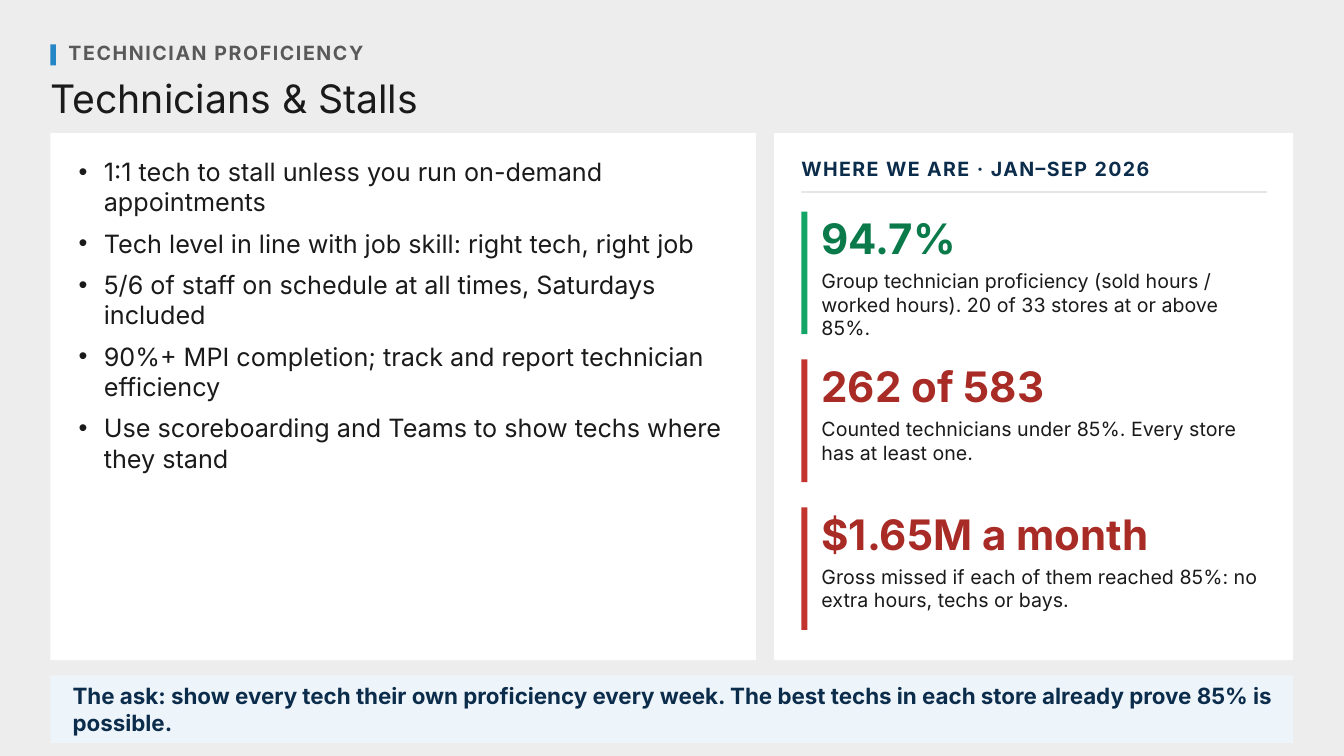
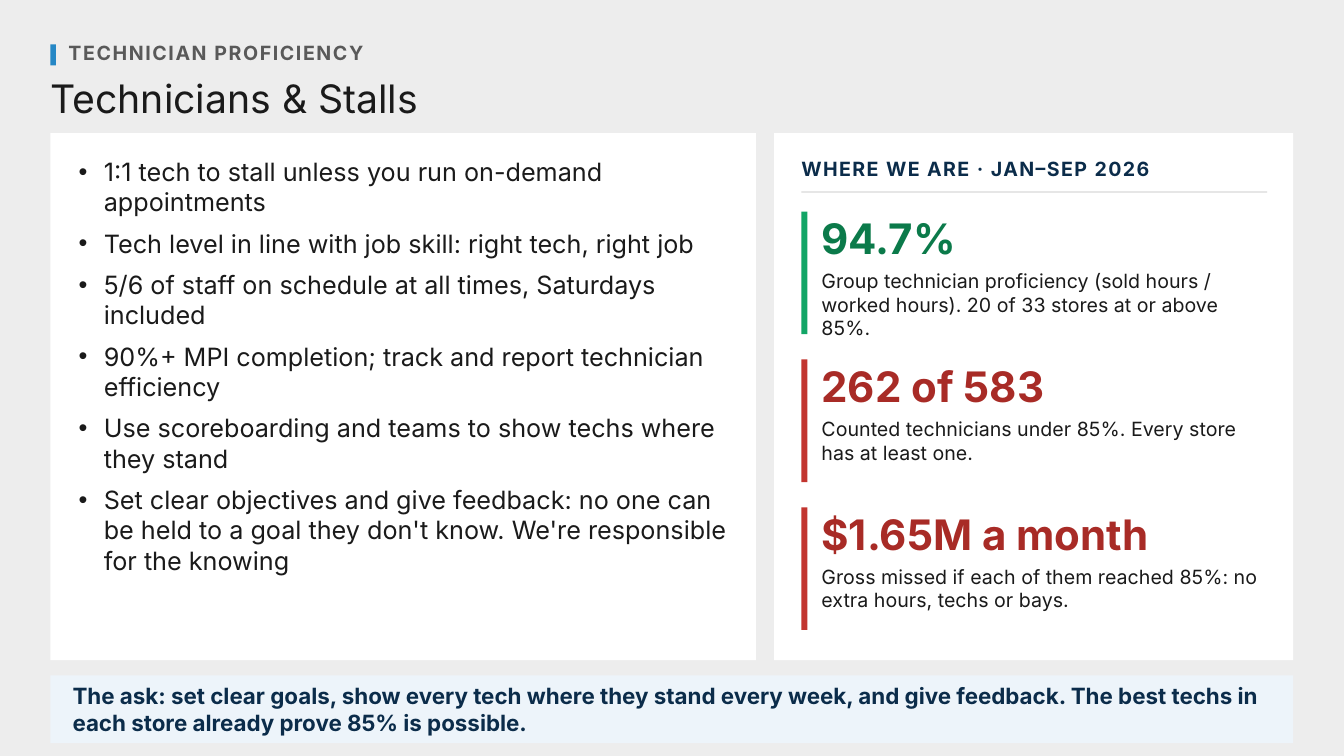
Before and after one commit to Ndresner/Noah, a slide deck: slide 134 of day2-deck/decks/Fixed Ops - Day 2 Example Test Deck.pptx (slide 130 before the commit). Drawn at 1344x756 pixels with LibreOffice and Linux fonts; fonts in the diff are those of the drawing. Boxes give left, top, right and bottom in pixels: in the first picture for what was removed or moved away, otherwise in the second. Text is boxed around its words. In the diff, an @@ line names an element or a change of style, - is before the commit and + after.

```diff
--- a/day2-deck/decks/Fixed Ops - Day 2 Example Test Deck.pptx
+++ b/day2-deck/decks/Fixed Ops - Day 2 Example Test Deck.pptx
@@ text at [104, 418, 726, 575]: text changed @@
-• Use scoreboarding and Teams to show techs where they stand
+• Use scoreboarding and teams to show techs where they stand
+• Set clear objectives and give feedback: no one can be held to a goal they don't know. We're responsible for the knowing
@@ text at [73, 687, 1258, 736]: text changed @@
-The ask: show every tech their own proficiency every week. The best techs in each store already prove 85% is possible.
+The ask: set clear goals, show every tech where they stand every week, and give feedback. The best techs in each store already prove 85% is possible.
```
Also in this commit, not shown: 20 other slides changed, 5 slides added, 10 slides removed, 48 other files.
